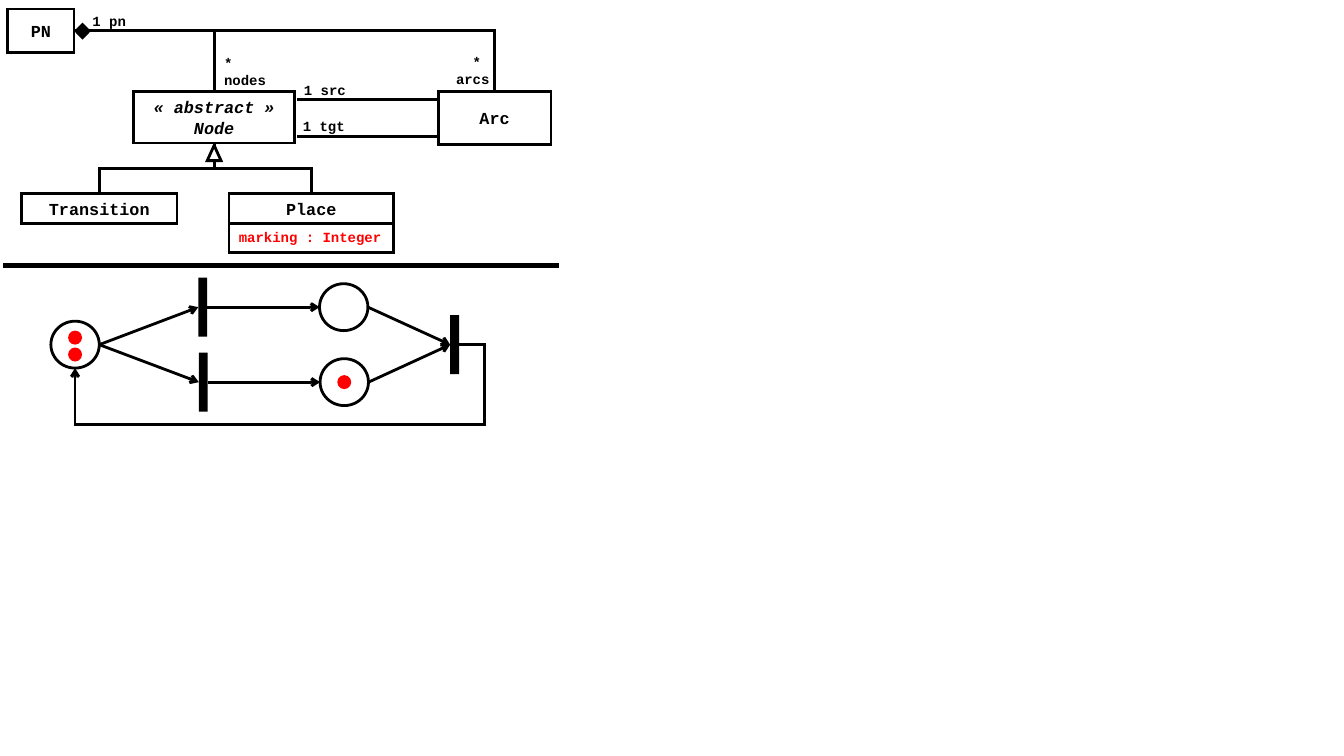
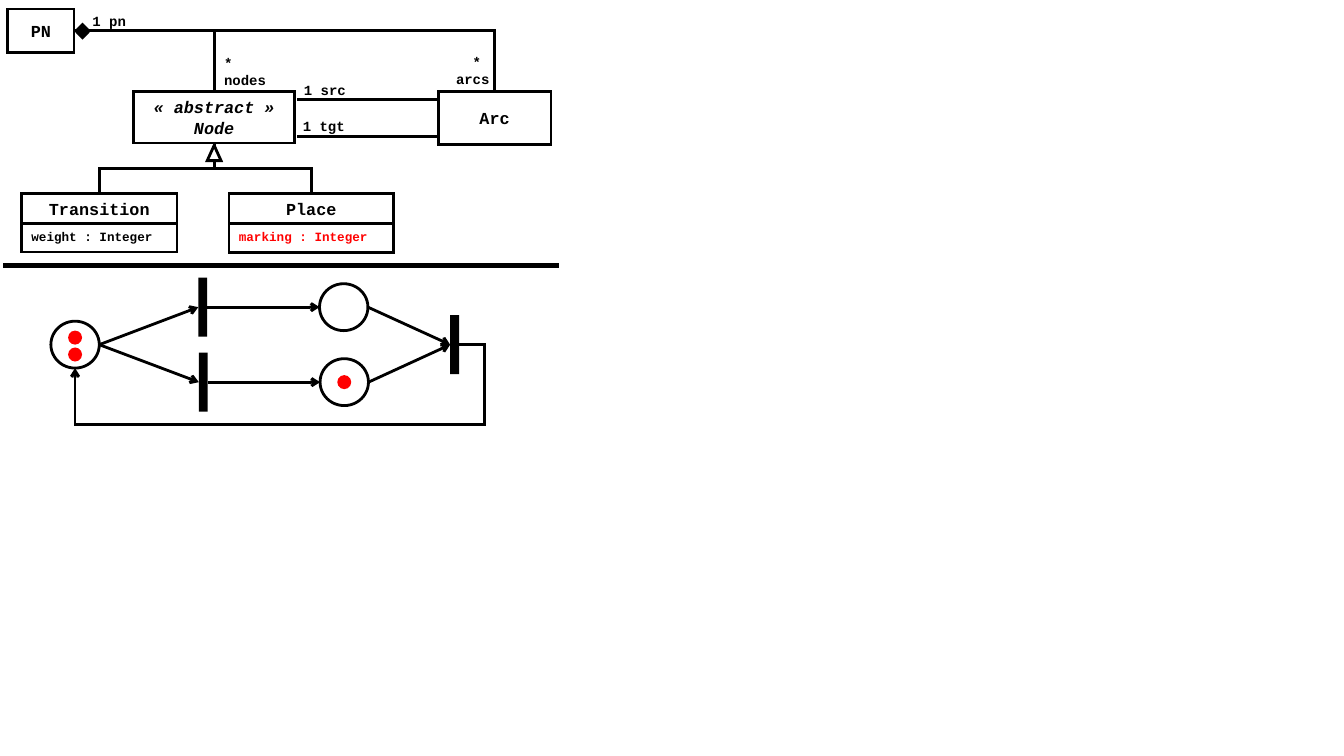
Before and after one commit to moussaamrani/2022.AniGraphL, a slide deck: slide 1 of img/PN_MM.pptx. Drawn at 1344x756 pixels with LibreOffice and Linux fonts; fonts in the diff are those of the drawing. Boxes give left, top, right and bottom in pixels: in the first picture for what was removed or moved away, otherwise in the second. Text is boxed around its words. In the diff, an @@ line names an element or a change of style, - is before the commit and + after.

```diff
--- a/img/PN_MM.pptx
+++ b/img/PN_MM.pptx
@@ rectangle added at (21,224,176,252), outline #000000 2 pt, 9 pt, text #000000, bold @@
+weight : Integer
@@ rectangle "marking : Integer" at (229,224,393,252): size 10 to 9 pt @@
```
Also in this commit, not shown: 18 other files.
